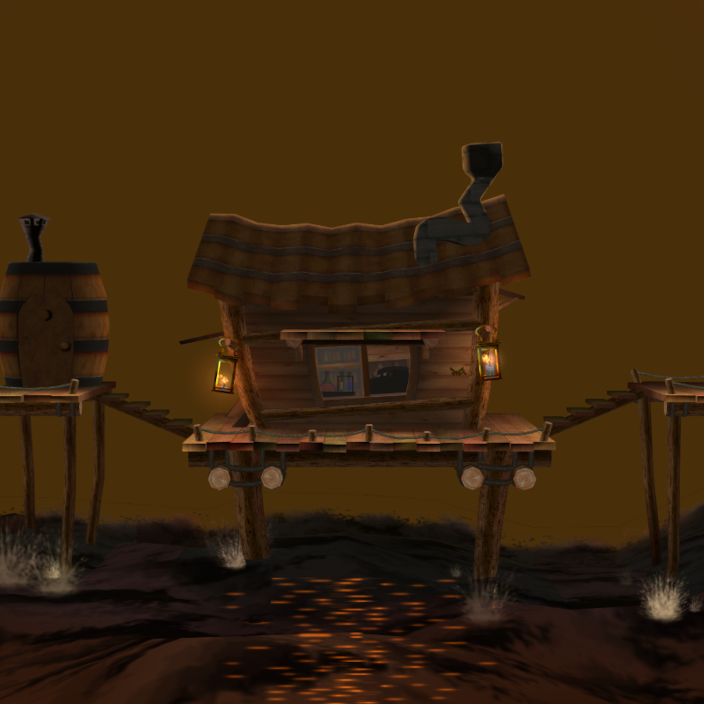
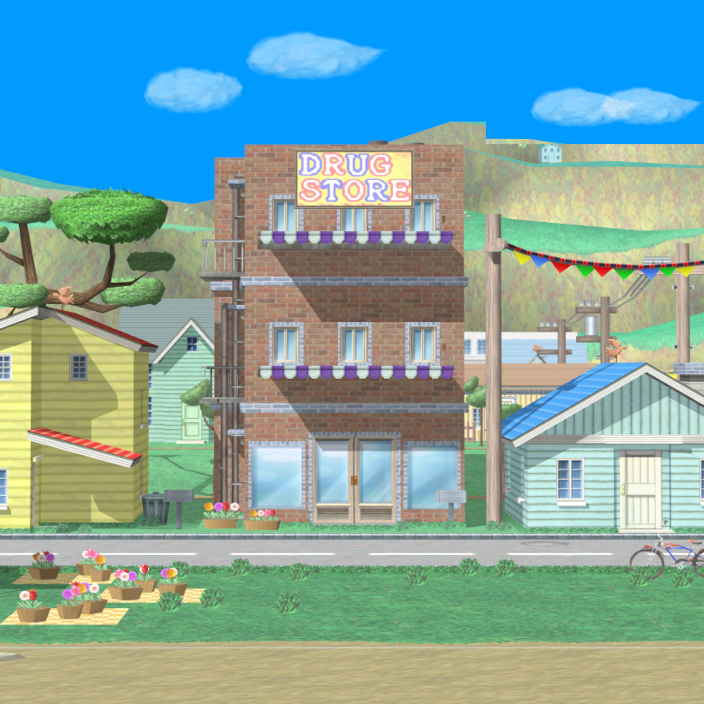
Layer changes from the first 704x704 image to the second:
removed layer "Pasted Layer #1" over (x1=0, y1=0, x2=704, y2=704)
removed layer "MenSelmapPrevbase.52.png" over (x1=0, y1=0, x2=704, y2=704)
added layer "Cloud 3 #1" above "Cloud 2" over (x1=486, y1=44, x2=704, y2=144)
added layer "Cloud 2" above "Cloud 1" over (x1=243, y1=21, x2=394, y2=86)
added layer "Cloud 1" above "Main (cloud in top right needs to be erased)" over (x1=131, y1=55, x2=251, y2=123)
added layer "Main (cloud in top right needs to be erased)" over (x1=0, y1=0, x2=704, y2=704)
